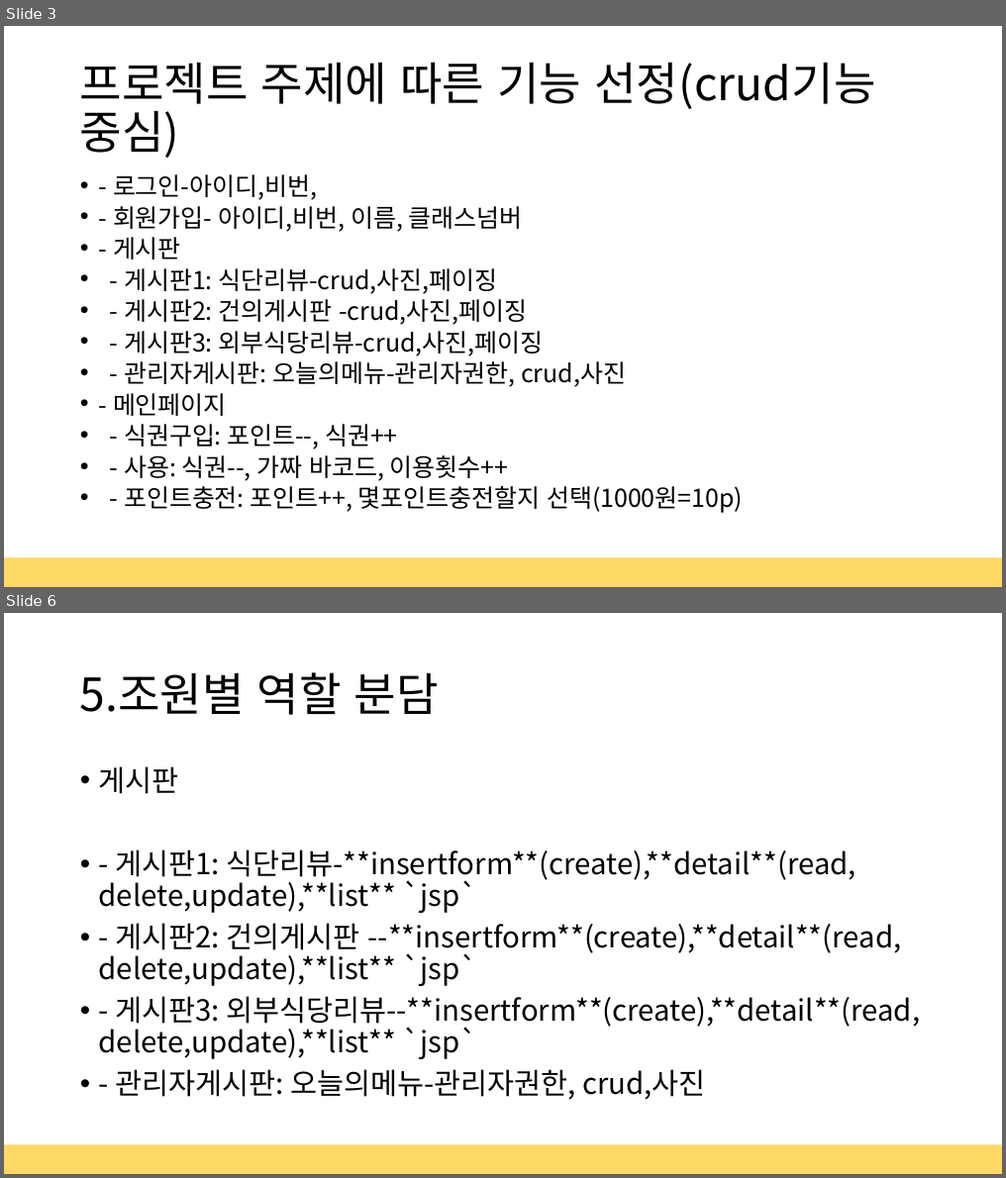
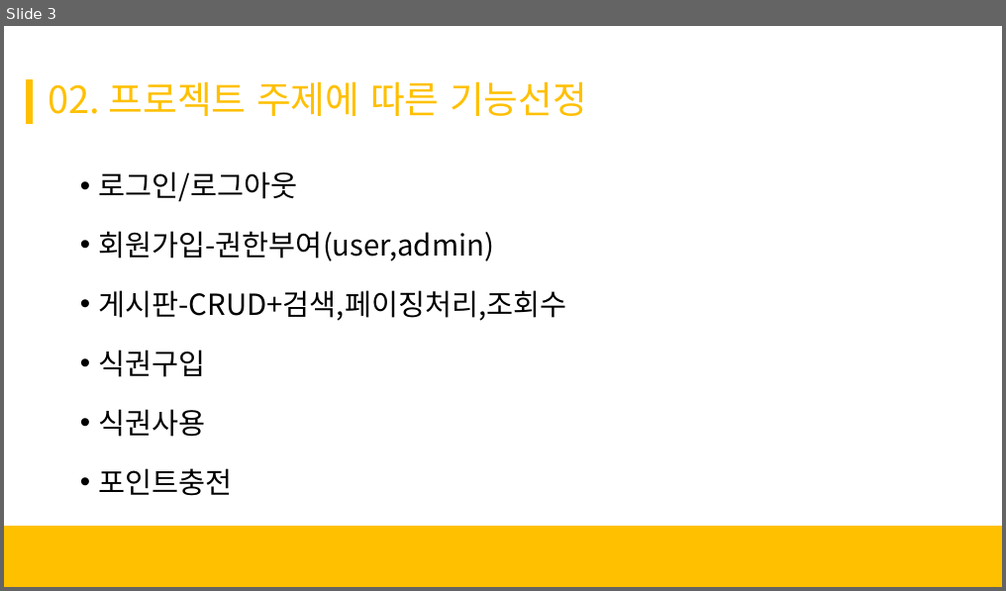
Before and after one commit to Mishuni/Multi_Food, a slide deck: 세미 프로젝트 결과발표.pptx. Shown one above the other, each under a label of ours: slides 3 and 6 before the commit, slide 3 after it; the slides between them are not shown. The pictures are 1006x1178 and 1006x591 pixels, drawn with LibreOffice and Linux fonts; fonts in the diff are those of the drawing; background and template pictures are left out. Boxes give left, top, right and bottom in pixels: in the first picture for what was removed or moved away, otherwise in the second. Text is boxed around its words. In the diff, an @@ line names an element or a change of style, - is before the commit and + after.

```diff
--- a/세미 프로젝트 결과발표.pptx
+++ b/세미 프로젝트 결과발표.pptx
@@ slide 6 removed at (4, 613, 1002, 1174), background #FFFFFF @@
@@ title removed at (80, 672, 439, 715) @@
-5.조원별 역할 분담
@@ text removed at (99, 766, 921, 1100) @@
-• 게시판
-• - 게시판1: 식단리뷰-**insertform**(create),**detail**(read, delete,update),**list** `jsp`
-• - 게시판2: 건의게시판 --**insertform**(create),**detail**(read, delete,update),**list** `jsp`
-• - 게시판3: 외부식당리뷰--**insertform**(create),**detail**(read, delete,update),**list** `jsp`
-• - 관리자게시판: 오늘의메뉴-관리자권한, crud,사진
@@ rectangle removed at (4, 1146, 1002, 1174) @@
@@ slide 3 changed as well @@
@@ rectangle added at (27, 80, 33, 124), fill #FFC000, outline #FFC000 1 pt @@
@@ title at (49, 81, 587, 116): text changed; size 44 to 36 pt; text colour #000000 to #FFC000 @@
-프로젝트 주제에 따른 기능 선정(crud기능 중심)
+02. 프로젝트 주제에 따른 기능선정
@@ text at (99, 172, 567, 496): text changed; size 23.8 to 28 pt @@
-• - 로그인-아이디,비번,
-• - 회원가입- 아이디,비번, 이름, 클래스넘버
-• - 게시판
-• - 게시판1: 식단리뷰-crud,사진,페이징
-• - 게시판2: 건의게시판 -crud,사진,페이징
-• - 게시판3: 외부식당리뷰-crud,사진,페이징
-• - 관리자게시판: 오늘의메뉴-관리자권한, crud,사진
-• - 메인페이지
-• - 식권구입: 포인트--, 식권++
-• - 사용: 식권--, 가짜 바코드, 이용횟수++
-• - 포인트충전: 포인트++, 몇포인트충전할지 선택(1000원=10p)
+• 로그인/로그아웃
+• 회원가입-권한부여(user,admin)
+• 게시판-CRUD+검색,페이징처리,조회수
+• 식권구입
+• 식권사용
+• 포인트충전
@@ rectangle added at (4, 526, 1002, 587), fill #FFC000, outline #FFC000 1 pt @@
@@ rectangle removed at (4, 559, 1002, 587) @@
```
Also in this commit, not shown: 4 other slides changed, 10 slides added, 2 other slides removed, 25 other files.
